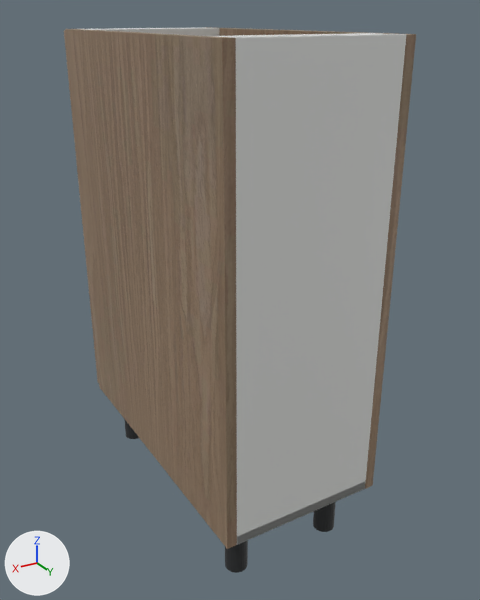
An edit to the glTF model storefront/public/cabinet-inventory/models/oppein-pb-mnw-bsr12.glb, drawn before and after from the same camera.
One viewpoint serves both versions: a 50 mm camera at (0.711, 0.716, 0.901) aimed at (0.12, -0.269, 0.409). Arrows for +X, +Y and +Z are at lower left; the lights stay in place. The first picture is the older version. Where no turn or scale is listed for an object, it has been applied to the vertices.

Names of what the first picture shows: 'Adjustable foot.002', 'Cabinet back', 'Cabinet bottom', 'Cabinet side', 'Cabinet side.001' and 5 more.
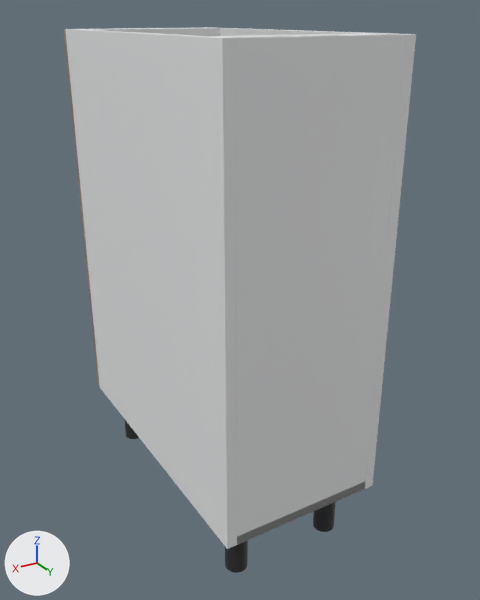
Where the change shows, as pixel boxes (x1, y1, x2, y2) in the pictures (480 x 600 px):
'Cabinet side.001', recoloured (brown to white)
    both: (65, 29, 237, 549)
'Cabinet side', recoloured
    both: (205, 27, 416, 489)

Patch to the scene script:
```diff
--- a/storefront/public/cabinet-inventory/models/oppein-pb-mnw-bsr12.glb.py
+++ b/storefront/public/cabinet-inventory/models/oppein-pb-mnw-bsr12.glb.py
@@ mat_white_cabinet_carcass @@
+mat_white_cabinet_carcass = principled_material('White cabinet carcass')
+mat_white_cabinet_carcass.base_color = (0.82, 0.83, 0.835)  # white #eaebec
+mat_white_cabinet_carcass.roughness = 0.48
@@ me_cube @@
 me_cube.from_pydata(...)  # 56 vertices, 108 faces; spans x -0.009..0.009, y -0.293..0.293, z -0.381..0.381
-me_cube.materials.append(mat_supplier_finish___natural_wood)  # picture img_oak
+me_cube.materials.append(mat_white_cabinet_carcass)  # white #eaebec
@@ me_cube_001 @@
 me_cube_001.from_pydata(...)  # 56 vertices, 108 faces; spans x -0.009..0.009, y -0.293..0.293, z -0.381..0.381
-me_cube_001.materials.append(mat_supplier_finish___natural_wood)  # picture img_oak
+me_cube_001.materials.append(mat_white_cabinet_carcass)  # white #eaebec
```
